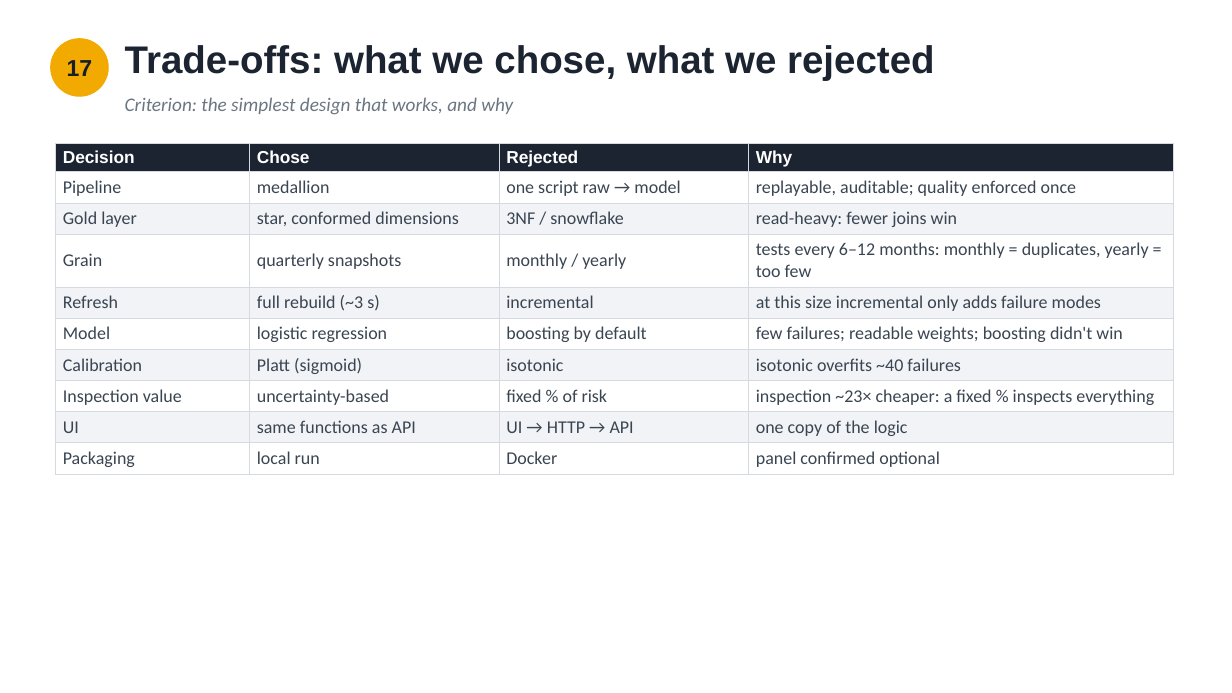
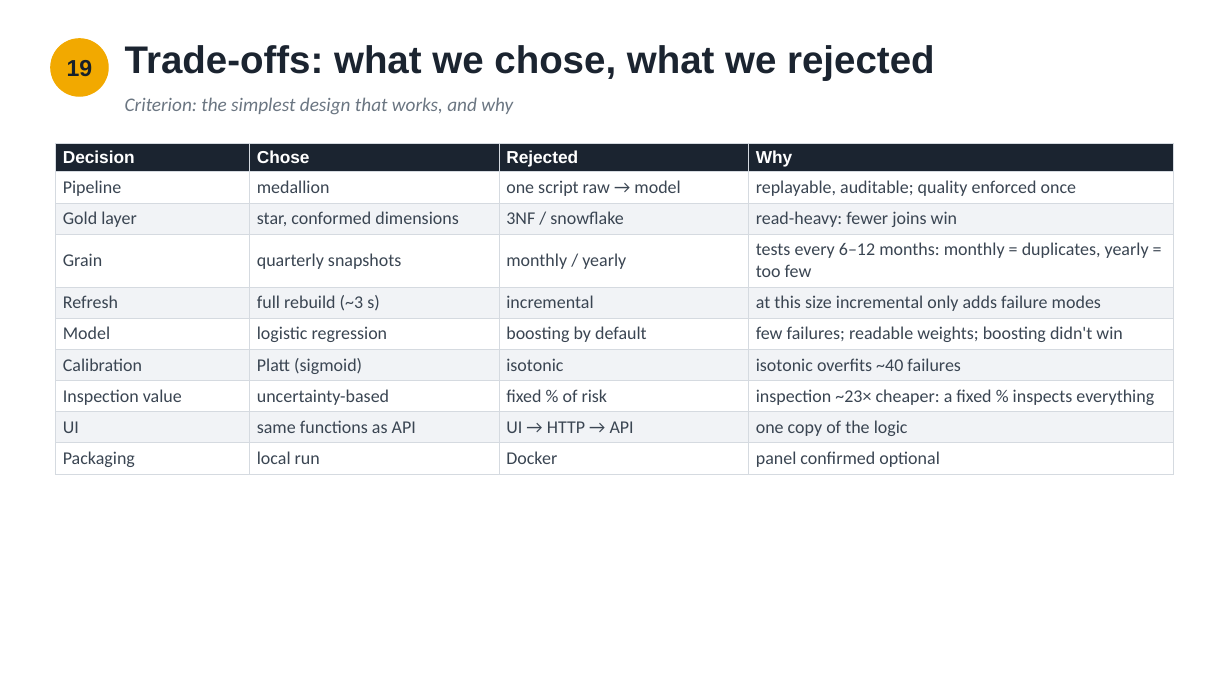
Before and after one commit to Unique0202/Team-Rayquaza, a slide deck: slide 20 of docs/Team_Rayquaza_Presentation.pptx (slide 18 before the commit). Drawn at 1232x693 pixels with LibreOffice and Linux fonts; fonts in the diff are those of the drawing. Boxes give left, top, right and bottom in pixels: in the first picture for what was removed or moved away, otherwise in the second. Text is boxed around its words. In the diff, an @@ line names an element or a change of style, - is before the commit and + after.

```diff
--- a/docs/Team_Rayquaza_Presentation.pptx
+++ b/docs/Team_Rayquaza_Presentation.pptx
@@ text at [67,60,93,77]: text changed @@
-17
+19
```
Also in this commit, not shown: 15 other slides changed, 2 slides added, 1 other file.
